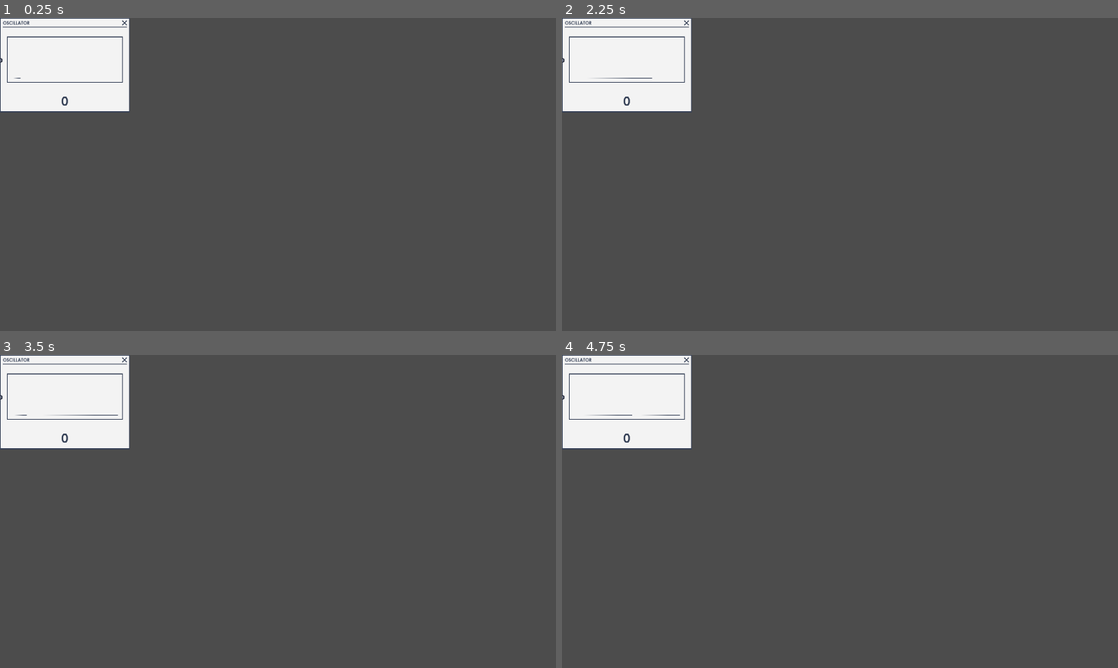
Above: before the commit, frames 1-4 (two rows, left to right).
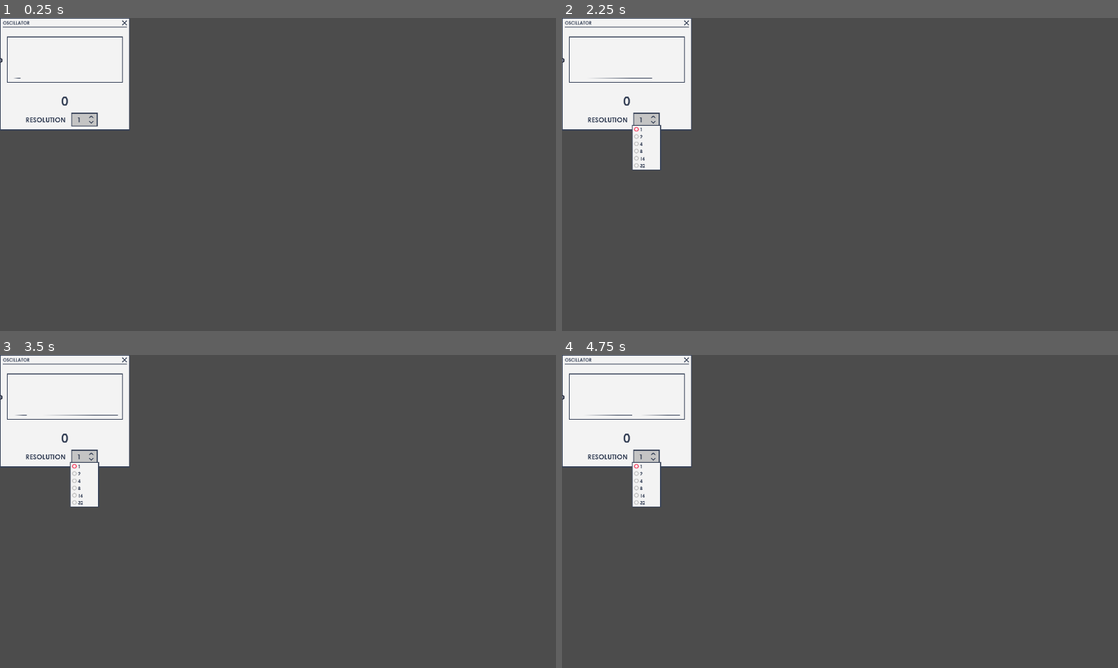
Above: after the commit, the same moments.

Repository: FanuelAnte/Circuitry
Game: Godot game, scene res://Scenes/IO/Oscillator.tscn
Two runs of this game, one before a commit and one after it. Both use one fixed random seed, a clock stepped at 60 frames per second and the inputs below. This scene is started directly instead of the project's main scene.
Inputs (mouse positions are in pixels of both pictures, inside the frame that each line leads up to):
- Up to frame 1 (0.25 s): no input
- Up to frame 2 (2.25 s): click (645, 118) at 0.5 s, where only the run after the commit has a clickable "1"; click (645, 118) at 1.25 s, where only the run after the commit has a clickable "1"; click (645, 118) at 2 s, where only the run after the commit has a clickable "1"
- Up to frame 3 (3.5 s): tap Enter at 2.75 s
- Up to frame 4 (4.75 s): tap Space at 3.5 s; tap Enter at 4.25 s

The runs differ from the first frame. In frame 1, 1.3% of the frame differs, in the area x 0-24%, y 29-36%; in frame 2, 1.9%, in the area x 0-24%, y 29-49%; in frame 3, 1.9%; in frame 4, 1.9%.

Commit message:
More resolution

Diff:
--- a/Assets/Themes/Theme.tres
+++ b/Assets/Themes/Theme.tres
@@ -115,6 +115,21 @@
 corner_radius_bottom_right = 2
 corner_radius_bottom_left = 2
 
+[sub_resource type="DynamicFont" id=23]
+size = 24
+use_filter = true
+font_data = ExtResource( 7 )
+
+[sub_resource type="StyleBoxFlat" id=22]
+bg_color = Color( 0.768627, 0.768627, 0.768627, 1 )
+border_width_left = 3
+border_width_top = 3
+border_width_right = 3
+border_width_bottom = 3
+border_color = Color( 0.215686, 0.258824, 0.345098, 1 )
+expand_margin_top = 5.0
+expand_margin_bottom = 5.0
+
 [sub_resource type="StyleBoxFlat" id=10]
 bg_color = Color( 0.952941, 0.952941, 0.952941, 1 )
 border_width_left = 3
@@ -122,6 +137,22 @@
 border_width_right = 3
 border_width_bottom = 3
 border_color = Color( 0.215686, 0.258824, 0.345098, 1 )
+
+[sub_resource type="DynamicFont" id=24]
+font_data = ExtResource( 7 )
+
+[sub_resource type="StyleBoxFlat" id=25]
+bg_color = Color( 0.6, 0.6, 0.6, 0 )
+
+[sub_resource type="StyleBoxFlat" id=26]
+bg_color = Color( 0.952941, 0.952941, 0.952941, 1 )
+border_width_left = 3
+border_width_top = 3
+border_width_right = 3
+border_width_bottom = 3
+border_color = Color( 0.215686, 0.258824, 0.345098, 1 )
+expand_margin_left = 5.0
+expand_margin_right = 5.0
 
 [resource]
 CheckButton/colors/font_color = Color( 0.215686, 0.258824, 0.345098, 1 )
@@ -182,7 +213,25 @@
 LineEdit/styles/focus = SubResource( 3 )
 LineEdit/styles/normal = SubResource( 3 )
 LineEdit/styles/read_only = SubResource( 3 )
+OptionButton/colors/font_color = Color( 0.215686, 0.258824, 0.345098, 1 )
+OptionButton/colors/font_color_focus = Color( 0.215686, 0.258824, 0.345098, 1 )
+OptionButton/colors/font_color_hover = Color( 0.215686, 0.258824, 0.345098, 1 )
+OptionButton/colors/font_color_pressed = Color( 0.215686, 0.258824, 0.345098, 1 )
+OptionButton/constants/arrow_margin = 3
+OptionButton/fonts/font = SubResource( 23 )
+OptionButton/icons/arrow = ExtResource( 2 )
+OptionButton/styles/focus = SubResource( 22 )
+OptionButton/styles/hover = SubResource( 22 )
+OptionButton/styles/normal = SubResource( 22 )
+OptionButton/styles/pressed = SubResource( 22 )
 Panel/styles/panel = SubResource( 10 )
+PopupMenu/colors/font_color = Color( 0.215686, 0.258824, 0.345098, 1 )
+PopupMenu/colors/font_color_hover = Color( 0.968627, 0.266667, 0.392157, 1 )
+PopupMenu/fonts/font = SubResource( 24 )
+PopupMenu/icons/radio_checked = ExtResource( 17 )
+PopupMenu/icons/radio_unchecked = ExtResource( 16 )
+PopupMenu/styles/hover = SubResource( 25 )
+PopupMenu/styles/panel = SubResource( 26 )
 SpinBox/icons/updown = ExtResource( 2 )
 VScrollBar/styles/grabber = SubResource( 5 )
 VScrollBar/styles/grabber_highlight = SubResource( 5 )
--- a/Scenes/IO/Oscillator.gd
+++ b/Scenes/IO/Oscillator.gd
@@ -5,25 +5,39 @@
 onready var point = $ScreenParent/Screen/point
 onready var value = $ValueLbl
 
+onready var y_speed_slider = $YSpeedCont/YSpeedSlider
+
+var y_speed = 1
+var resolutions = [1, 2, 4, 8, 16, 32]
+
 var io_value = 0
 var direction = 1
 
 var draw_trail = true
 
 func _ready():
+#	y_speed = y_speed_slider.value
 	pass
 
 func _process(delta):
 	value.set_text(str(io_value))
+
 	if io_value == 1:
 		set_slot_color_left(1, Color("f74464"))
 		if point.position.y > 16:
-			point.position.y -= 10
+			point.position.y -= y_speed
+
+		elif point.position.y < 16:
+			point.position.y = 16
 
 	elif io_value == 0:
 		set_slot_color_left(1, Color("6a7285"))
 		if point.position.y < 144:
-			point.position.y += 10
+			point.position.y += y_speed
+
+		elif point.position.y > 144:
+			point.position.y = 144
+
 
 	point.position.x += 2 * direction
 
@@ -40,3 +54,11 @@
 
 func _on_OSC_close_request():
 	self.queue_free()
+
+func _on_YSpeedSlider_value_changed(value):
+	y_speed = int(value)
+
+
+func _on_YSpeedSlider_item_selected(index):
+#	y_speed = resolutions[index]
+	y_speed = int(y_speed_slider.get_item_text(index))
--- a/Scenes/IO/Oscillator.tscn
+++ b/Scenes/IO/Oscillator.tscn
@@ -48,6 +48,12 @@
 slot/3/right_enabled = false
 slot/3/right_type = 0
 slot/3/right_color = Color( 1, 1, 1, 1 )
+slot/4/left_enabled = false
+slot/4/left_type = 0
+slot/4/left_color = Color( 1, 1, 1, 1 )
+slot/4/right_enabled = false
+slot/4/right_type = 0
+slot/4/right_color = Color( 1, 1, 1, 1 )
 script = ExtResource( 3 )
 
 [node name="Panel" type="Panel" parent="."]
@@ -89,15 +95,48 @@
 text = "1"
 align = 1
 
-[node name="Control" type="Control" parent="."]
+[node name="YSpeedCont" type="Control" parent="."]
 margin_left = 10.0
 margin_top = 325.0
 margin_right = 438.0
-margin_bottom = 325.0
+margin_bottom = 375.0
+rect_min_size = Vector2( 0, 50 )
+
+[node name="Label" type="Label" parent="YSpeedCont"]
+anchor_top = 0.5
+anchor_bottom = 0.5
+margin_left = 78.0
+margin_top = -15.5
+margin_right = 217.0
+margin_bottom = 15.5
+text = "RESOLUTION"
+
+[node name="YSpeedSlider" type="OptionButton" parent="YSpeedCont"]
+anchor_left = 1.0
+anchor_top = 0.5
+anchor_right = 1.0
+anchor_bottom = 0.5
+margin_left = -192.0
+margin_top = -18.0
+margin_right = -101.0
+margin_bottom = 19.0
+focus_mode = 0
+text = "1"
+align = 1
+icon_align = 1
+items = [ "1", null, false, 0, null, "2", null, false, 1, null, "4", null, false, 2, null, "8", null, false, 3, null, "16", null, false, 4, null, "32", null, false, 5, null ]
+selected = 0
+
+[node name="Control" type="Control" parent="."]
+margin_left = 10.0
+margin_top = 388.0
+margin_right = 438.0
+margin_bottom = 388.0
 
 [node name="Palette" type="Sprite" parent="."]
 visible = false
-position = Vector2( -213, 115 )
+position = Vector2( 200, -48 )
 texture = ExtResource( 4 )
 
 [connection signal="close_request" from="." to="." method="_on_OSC_close_request"]
+[connection signal="item_selected" from="YSpeedCont/YSpeedSlider" to="." method="_on_YSpeedSlider_item_selected"]
--- a/Scenes/IO/Pulse.gd
+++ b/Scenes/IO/Pulse.gd
@@ -34,6 +34,7 @@
 		toggle.set_text(str(1))
 	else:
 		toggle.set_text(str(0))
+		io_value = 0
 
 func _on_Freq_value_changed(value):
 	freq_lbl.set_text(str(value))
Not shown: 1 places in Assets/Themes/Theme.tres that only renumber resources
Not shown, changed: export_presets.cfg
